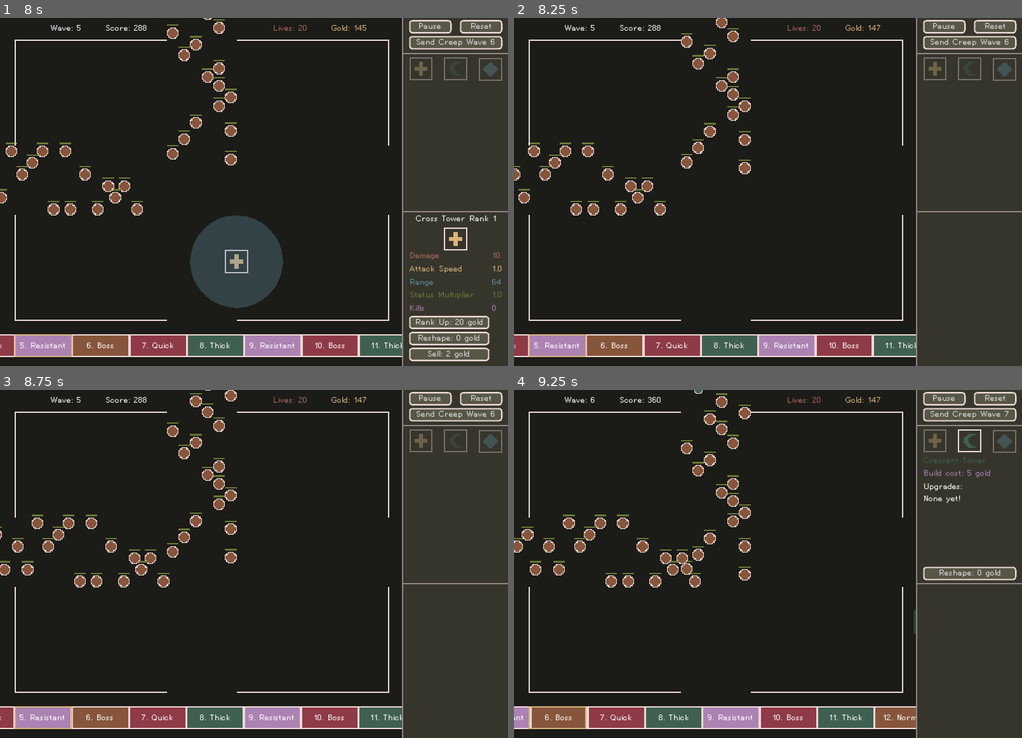
Above: before the commit, frames 1-4 (two rows, left to right).
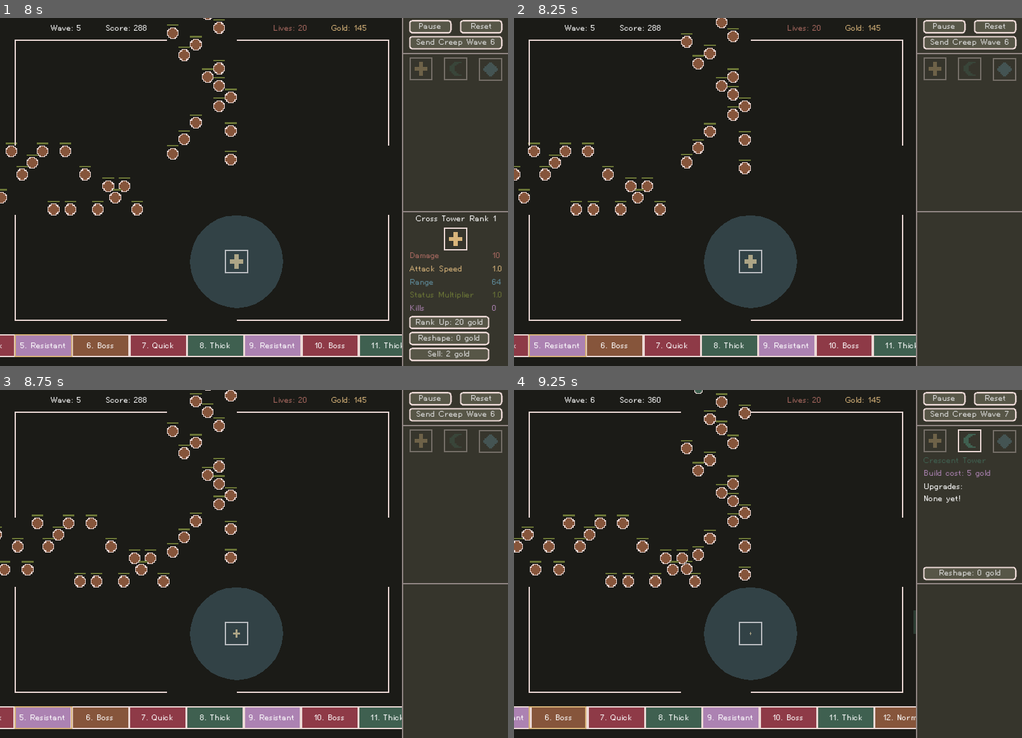
Above: after the commit, the same moments.

Repository: nolenroyalty/ReShape-TD
Game: Godot game, scene res://Main.tscn
The game is run twice, just before and just after one commit, with the same random seed, the same clock (stepped at 60 frames per second) and the same inputs.
Inputs (mouse positions are in pixels of both pictures, inside the frame that each line leads up to):
- Up to frame 1 (8 s): click "Reset" at 0.5 s; click "No it was real pls reset" at 1.25 s; click "Start" at 2 s; click "Got It!" at 2.75 s; click "Start" at 3.5 s; click (5, 209) at 4.27 s; move the mouse to (203, 181) at 5.02 s; hold U (upgrade_tower) 5.03-5.78 s; tap N (send_wave) at 5.1, 6.05, 6.8, 7.55 s; click (203, 181) at 5.17 s; move the mouse to (152, 209) at 5.77 s; tap Shift (continue_building) at 5.85 s; move the mouse to (304, 115) at 6.52 s; hold U (upgrade_tower) from 6.53 s (still down); tap R (reshape_tower) at 6.6 s; move the mouse to (228, 261) at 7.27 s; tap 1 (select_tower_1) at 7.35 s; click (228, 261) at 7.42 s
- Up to frame 2 (8.25 s): release U (upgrade_tower) at 8 s; click "Sell: 2 gold" at 8 s
- Up to frame 3 (8.75 s): no input
- Up to frame 4 (9.25 s): move the mouse to (920, 616) at 8.77 s; tap 2 (select_tower_2) at 8.85 s; tap N (send_wave) at 9.05 s

Frame 1 is identical in both runs. In frame 2, 3.8% of the frame differs, in the area x 37-73%, y 2-84%; in frame 3, 3.8%; in frame 4, 3.8%.

Commit message:
add tower sell animation

Diff:
--- a/Main.gd
+++ b/Main.gd
@@ -98,18 +98,17 @@
 	else:
 		set_shape(null)
 
-var started = false
 var reshape_warning_shown = false
 func start_or_send_next_wave():
-	if not started:
+	if not State.begun:
 		if not reshape_warning_shown and Upgrades.first_reshape:
 			reshape_warning_shown = true
 			show_reshape_warning()
 			return
 		else:
+			State.begun = true
 			wave_display.start()
 			battlefield.set_playing()
-			started = true
 	else:
 		wave_display.advance_immediately()
 
@@ -183,7 +182,6 @@
 	wave_display.reset()
 	Upgrades.reset()
 	State.reset()
-	started = false
 	$WaveAndScore/Wave.text = "Wave: 1"
 	final_wave_sent = false
 
--- a/globals/State.gd
+++ b/globals/State.gd
@@ -12,6 +12,7 @@
 var debug = true
 var score : int
 var life_penalty : int
+var begun = false
 
 func reset():
 	gold = 150
@@ -21,6 +22,7 @@
 	score = 0
 	emit_signal("score_updated", score)
 	life_penalty = 0
+	begun = false
 
 func add_gold(amount):
 	gold += int(amount)
--- a/towers/Tower.gd
+++ b/towers/Tower.gd
@@ -33,6 +33,7 @@
 var kills = 0
 var gold_spent = 0
 var generous_stacks = 0
+var began_selling = false
 
 func acquire_target(target_):
 	target = target_
@@ -91,6 +92,9 @@
 func shooting_off_cooldown():
 	return shot_timer.is_stopped()
 
+func can_shoot():
+	return shooting_off_cooldown() and valid_target(target) and not began_selling
+
 func maybe_play_shoot_sound():
 	if GlobalAudio.request_play_shoot():
 		audio.stream = SHOOT_SOUND
@@ -98,7 +102,7 @@
 		audio.play()
 
 func try_to_shoot():
-	if valid_target(target) and shooting_off_cooldown():
+	if can_shoot():
 		var projectile_count = Upgrades.projectiles(my_shape)
 		var initial_position = my_center()
 		var initial_direction = initial_position.direction_to(target.position)
@@ -138,8 +142,10 @@
 func rank_up_cost():
 	return Upgrades.rank_up_cost(my_shape, my_stats)
 
-func sell_value():
-	return int(gold_spent / 2.0)
+func sell_value(full_value = false):
+	var val = gold_spent
+	if full_value: return int(val)
+	else: return int(val / 2.0)
 
 func level_up():
 	gold_spent += rank_up_cost()
@@ -149,15 +155,29 @@
 	refresh_range()
 	emit_signal("leveled_up")
 
+func actually_sell(full_value = false):
+	State.add_gold(sell_value(full_value))
+	hide_range()
+	emit_signal("sold")
+	queue_free()
+
+func sell_animation_finished(name, full_value=false):
+	if name == "sold": actually_sell(full_value)
+
 func sell():
+	if began_selling:
+		return
+
+	began_selling = true
 	for tower in towers_we_have_given_generous_to.keys():
 		if tower != null and is_instance_valid(tower):
 			tower.remove_generous_bonus()
 
-	hide_range()
-	queue_free()
-	State.add_gold(sell_value())
-	emit_signal("sold")
+	if State.begun:
+		sprite_animator.play("sold")
+		sprite_animator.connect("animation_finished", self, "sell_animation_finished", [false])
+	else:
+		actually_sell(true)
 
 func got_a_kill():
 	kills += 1
--- a/towers/Tower.tscn
+++ b/towers/Tower.tscn
@@ -43,22 +43,6 @@
 "values": [ Color( 1, 1, 1, 0 ) ]
 }
 
-[sub_resource type="Animation" id=6]
-resource_name = "Reshaped"
-length = 0.75
-tracks/0/type = "value"
-tracks/0/path = NodePath("ReShapedRect:modulate")
-tracks/0/interp = 2
-tracks/0/loop_wrap = true
-tracks/0/imported = false
-tracks/0/enabled = true
-tracks/0/keys = {
-"times": PoolRealArray( 0, 0.4, 0.75 ),
-"transitions": PoolRealArray( 1, 1, 1 ),
-"update": 0,
-"values": [ Color( 1, 1, 1, 0 ), Color( 1, 1, 1, 0.882353 ), Color( 1, 1, 1, 0 ) ]
-}
-
 [sub_resource type="Animation" id=5]
 resource_name = "shoot"
 length = 0.5
@@ -84,6 +68,22 @@
 "transitions": PoolRealArray( 1, 1, 1 ),
 "update": 0,
 "values": [ Vector2( 1, 1 ), Vector2( 1.5, 1.5 ), Vector2( 1, 1 ) ]
+}
+
+[sub_resource type="Animation" id=9]
+resource_name = "sold"
+length = 1.5
+tracks/0/type = "value"
+tracks/0/path = NodePath("Sprite:scale")
+tracks/0/interp = 2
+tracks/0/loop_wrap = true
+tracks/0/imported = false
+tracks/0/enabled = true
+tracks/0/keys = {
+"times": PoolRealArray( 0, 1.4 ),
+"transitions": PoolRealArray( 1, 1 ),
+"update": 0,
+"values": [ Vector2( 1, 1 ), Vector2( 0.1, 0.1 ) ]
 }
 
 [sub_resource type="Animation" id=7]
@@ -184,8 +184,8 @@
 
 [node name="SpriteAnimationPlayer" type="AnimationPlayer" parent="."]
 anims/RESET = SubResource( 4 )
-anims/Reshaped = SubResource( 6 )
 anims/shoot = SubResource( 5 )
+anims/sold = SubResource( 9 )
 
 [node name="ColorRectAnimationPlayer" type="AnimationPlayer" parent="."]
 anims/RESET = SubResource( 7 )
